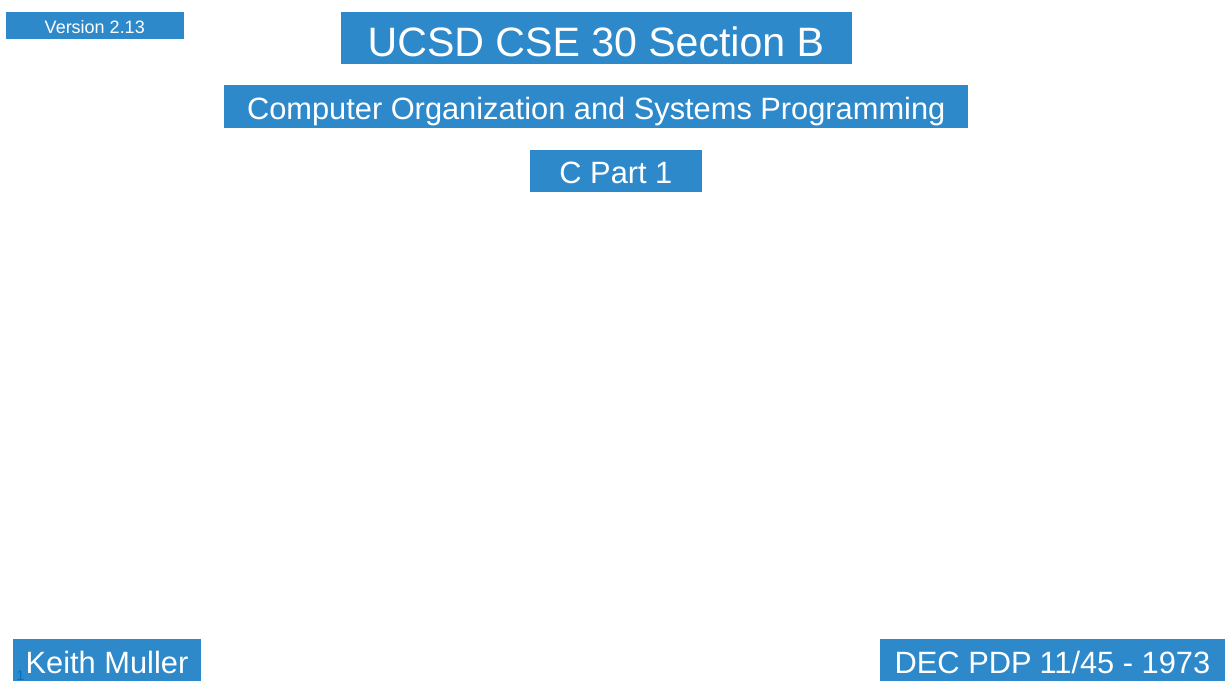
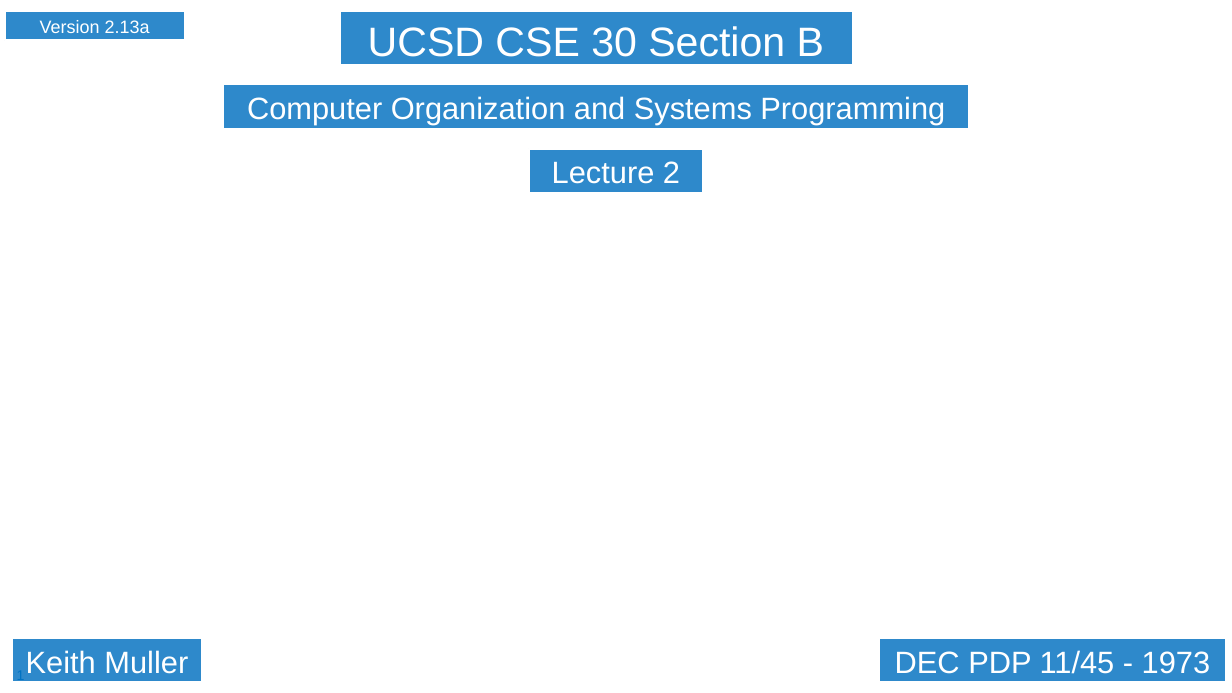
Before and after one commit to cse30-sp24/Muller-Slides, a slide deck: slide 1 of Lecture-2.pptx. Drawn at 1232x693 pixels with LibreOffice and Linux fonts; fonts in the diff are those of the drawing; background and template pictures are left out. Boxes give left, top, right and bottom in pixels: in the first picture for what was removed or moved away, otherwise in the second. Text is boxed around its words. In the diff, an @@ line names an element or a change of style, - is before the commit and + after.

Commit message:
Fixed title page to say lecture 2

```diff
--- a/Lecture-2.pptx
+++ b/Lecture-2.pptx
@@ text in rectangle at (x1=40, y1=20, x2=150, y2=33): text changed @@
-Version 2.13
+Version 2.13a
@@ text in rectangle at (x1=552, y1=161, x2=680, y2=184): text changed @@
-C Part 1
+Lecture 2
```
Also in this commit, not shown: 1 other file.
